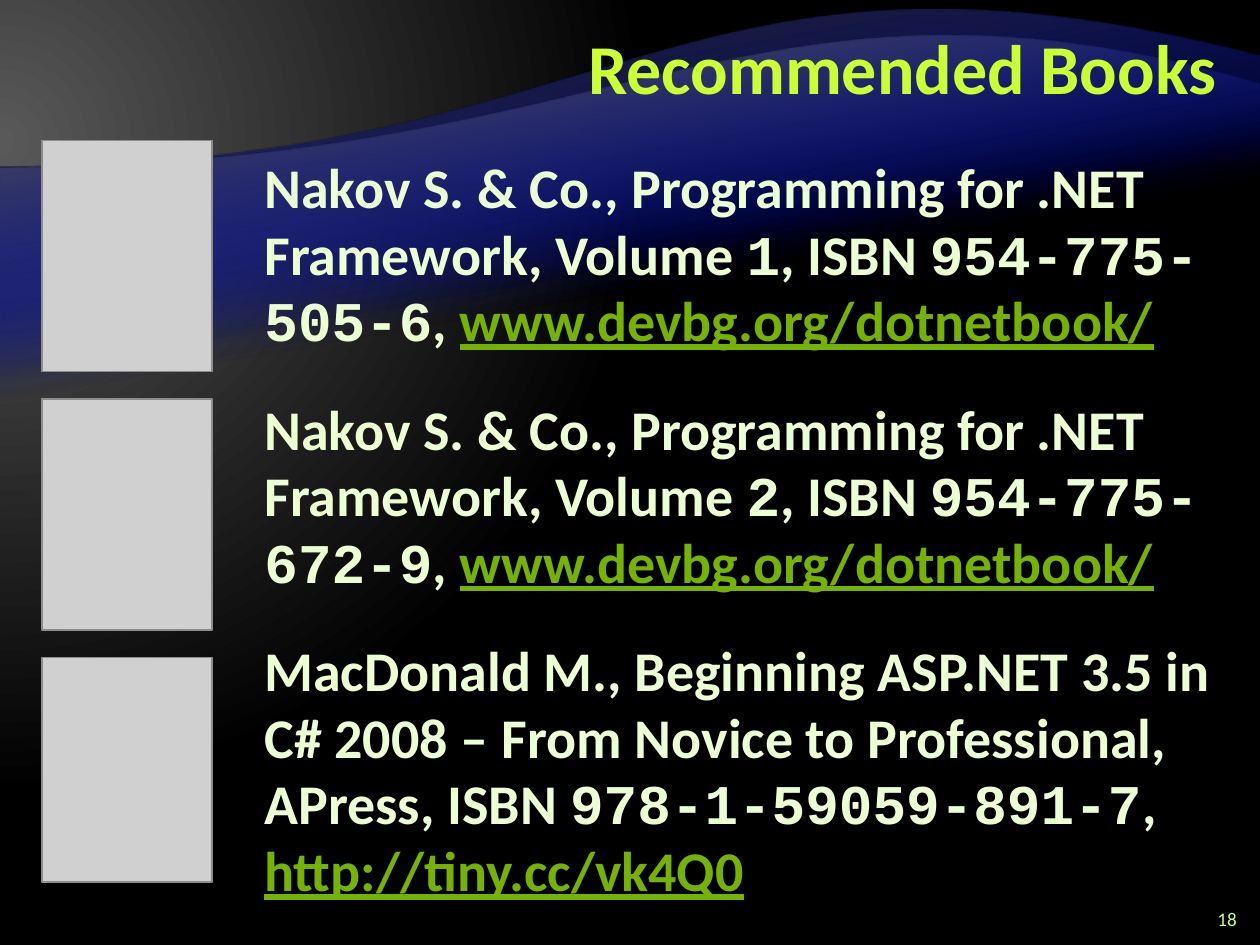
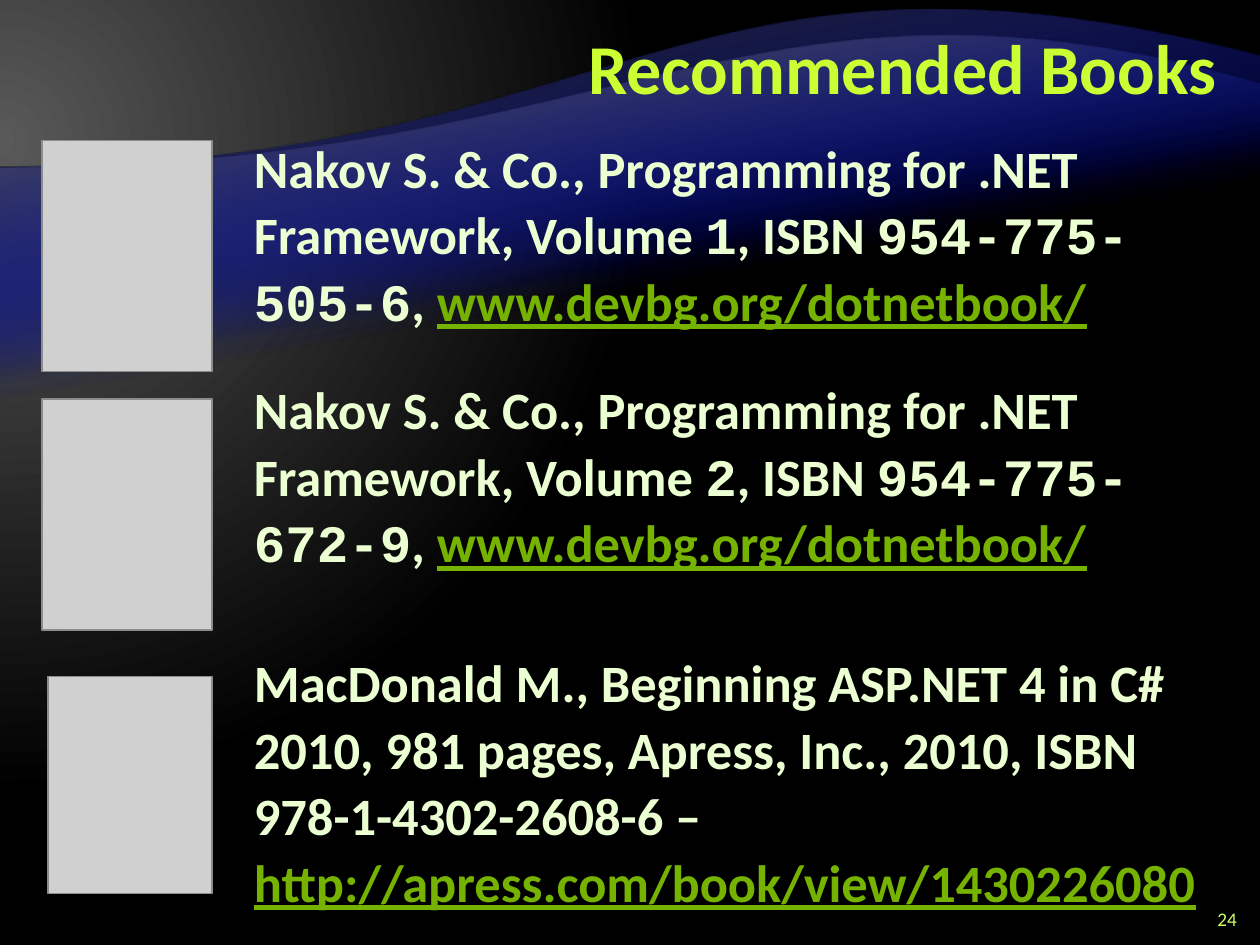
Before and after one commit to Graveheart/aspnetcourse, a slide deck: slide 24 of 2010/lectures/0. Course Introduction.pptx (slide 18 before the commit). Drawn at 1260x945 pixels with LibreOffice and Linux fonts; fonts in the diff are those of the drawing; grey boxes stand for pictures; background and template pictures are left out. Boxes give left, top, right and bottom in pixels: in the first picture for what was removed or moved away, otherwise in the second. Text is boxed around its words. In the diff, an @@ line names an element or a change of style, - is before the commit and + after.

Commit message:
added slides to the trainers section fixes to the formatting added Vesko and Shasho's pictures

```diff
--- a/2010/lectures/0. Course Introduction.pptx
+++ b/2010/lectures/0. Course Introduction.pptx
@@ text "Nakov S. & Co., Programming ...": place and size @@
-text "Nakov S. & Co., Programming ..." at box(264, 168, 1210, 900)
+text "Nakov S. & Co., Programming ..." at box(254, 144, 1195, 911)
@@ text at box(254, 144, 1129, 571): size 32 to 30 pt in "Nakov S. & Co., Programming for .NET ...", "Nakov S. & Co., Programming for .NET ..." @@
@@ picture: place and size @@
-picture at box(42, 658, 212, 882)
+picture at box(48, 677, 212, 893)
@@ text at box(254, 665, 1195, 911): text changed; size 32 to 30 pt @@
-MacDonald M., Beginning ASP.NET 3.5 in C# 2008 – From Novice to Professional, APress, ISBN 978-1-59059-891-7, http://tiny.cc/vk4Q0
+MacDonald M., Beginning ASP.NET 4 in C# 2010, 981 pages, Apress, Inc., 2010, ISBN 978-1-4302-2608-6 – http://apress.com/book/view/1430226080
@@ page number at box(1217, 913, 1236, 926): text changed @@
-18
+24
```
Also in this commit, not shown: 12 other slides changed, 6 slides added, 2 other files.
